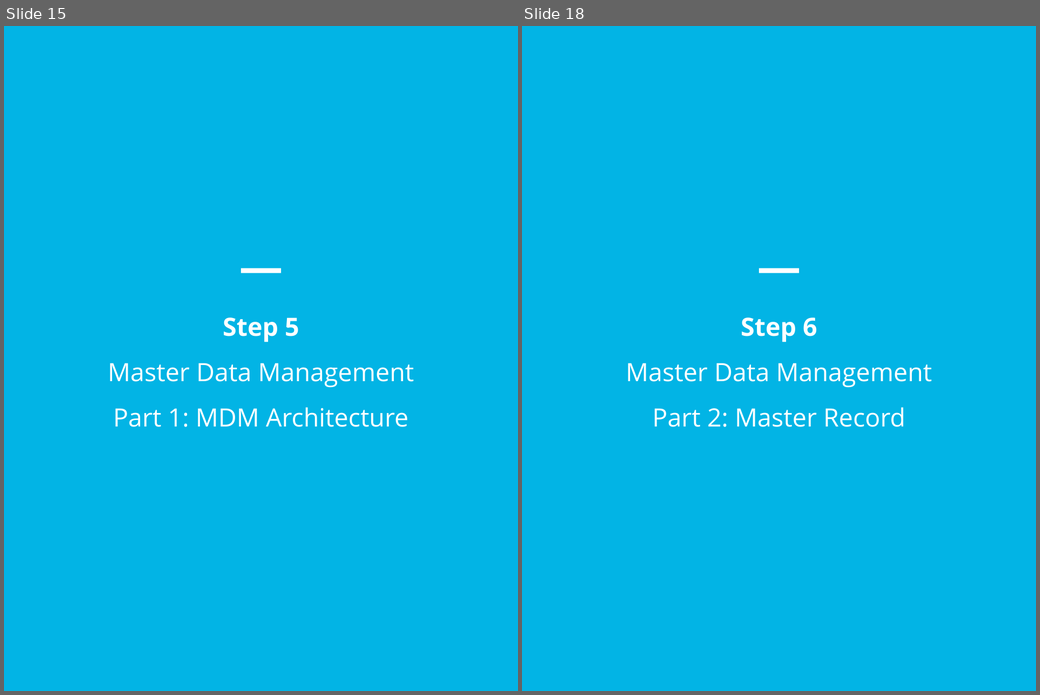
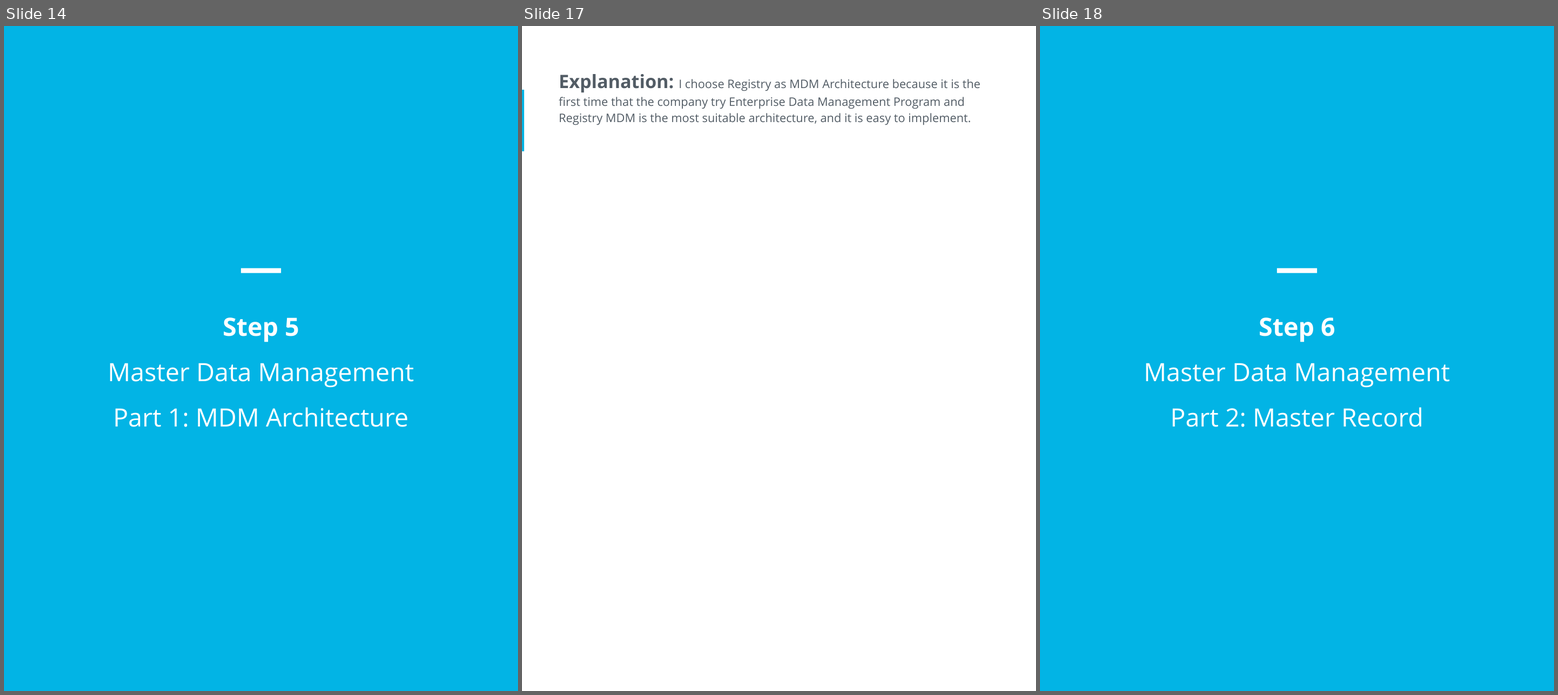
Before and after one commit to hereiamken/Udacity-Data-Architect, a slide deck: data-governance-at-sneaker-park/starter-template.pptx. Shown side by side, each under a label of ours: slides 15 and 18 before the commit, slides 14, 17 and 18 after it; the slides between them are not shown. The pictures are 1040x695 and 1558x695 pixels, drawn with LibreOffice and Linux fonts; fonts in the diff are those of the drawing. Boxes give left, top, right and bottom in pixels: in the first picture for what was removed or moved away, otherwise in the second. Text is boxed around its words. In the diff, an @@ line names an element or a change of style, - is before the commit and + after.

```diff
--- a/data-governance-at-sneaker-park/starter-template.pptx
+++ b/data-governance-at-sneaker-park/starter-template.pptx
@@ slide 17 added at <box>522,26,1036,691</box>, background #FFFFFF @@
@@ text added at <box>559,74,980,125</box>, 14 pt, text #525C65 @@
+Explanation: I choose Registry as MDM Architecture because it is the first time that the company try Enterprise Data Management Program and Registry MDM is the most suitable architecture, and it is easy to implement.
@@ rectangle added at <box>522,90,524,151</box>, fill #02B4E5 @@
@@ what was slide 15 is now slide 14 @@
```
Also in this commit, not shown: 6 slides changed, 2 other slides added, 5 slides removed, 8 other files.
